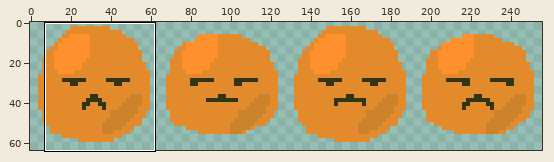
File history of a sprite sheet, sprites/enemies/turp-2.png. The first picture is a wide view before the edit; the outline marks the close-up.
Close-up. Earlier state:
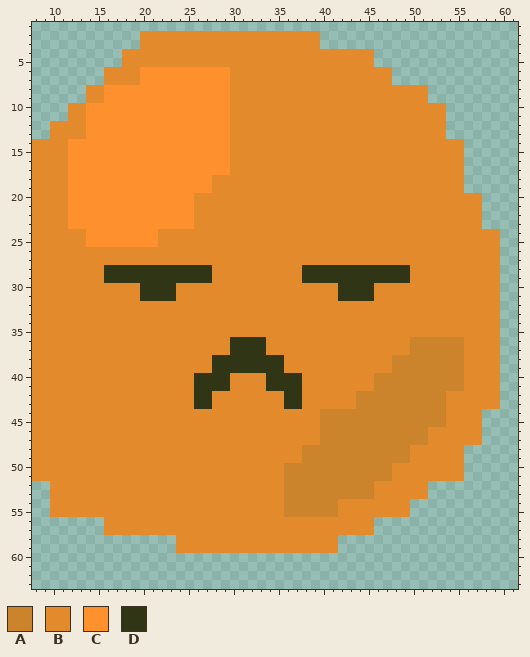
The file is 256x64 pixels. Shown: x 8..61, y 1..63. The commit also changed other parts of the picture, which this record leaves out.
Palette (. is transparent): A #cb832c  B #e38a2d  C #ff902e  D #303515
New version:
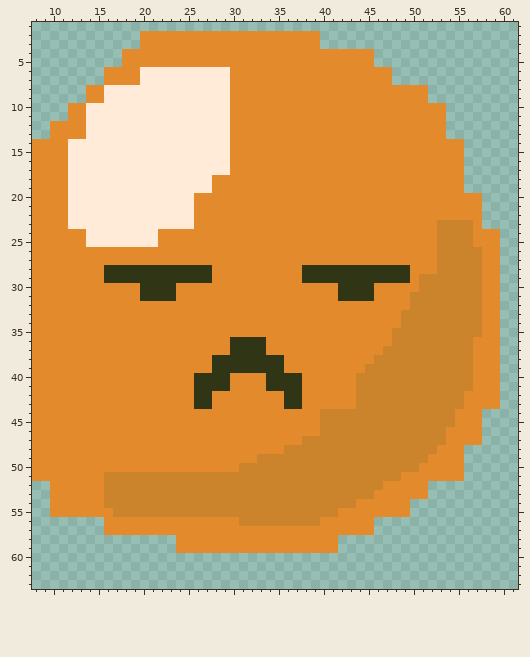
Change:
colour C: #ff902e -> #ffebd8
y 23..25: x 53..56 BBBB -> AAAA
y 26..28: x 53..57 BBBBB -> AAAAA
y 29..30: x 51..57 BBBBBBB -> AAAAAAA
y 31..32: x 50..57 BBBBBBBB -> AAAAAAAA
y 33..34: x 49..57 BBBBBBBBB -> AAAAAAAAA
y 35: x 48..57 BBBBBBBBBB -> AAAAAAAAAA
y 36: x 48..49 BB -> AA; x 56 B -> A
y 37: x 47..49 BBB -> AAA; x 56 B -> A
y 38: x 46..47 BB -> AA; x 56 B -> A
y 39: x 45..47 BBB -> AAA; x 56 B -> A
y 40..41: x 44..45 BB -> AA; x 56 B -> A
y 42..43: x 54..55 BB -> AA
y 44..45: x 54 B -> A
y 46: x 52..53 BB -> AA
y 47: x 38..39 BB -> AA; x 52..53 BB -> AA
y 48: x 36..37 BB -> AA; x 50..52 BBB -> AAA
y 49: x 33..37 BBBBB -> AAAAA; x 50..51 BB -> AA
y 50: x 31..35 BBBBB -> AAAAA; x 48..50 BBB -> AAA
y 51: x 16..35 BBBBBBBBBBBBBBBBBBBB -> AAAAAAAAAAAAAAAAAAAA; x 48 B -> A
y 52: x 16..35 BBBBBBBBBBBBBBBBBBBB -> AAAAAAAAAAAAAAAAAAAA; x 46 B -> A
y 53: x 16..35 BBBBBBBBBBBBBBBBBBBB -> AAAAAAAAAAAAAAAAAAAA
y 54: x 16..35 BBBBBBBBBBBBBBBBBBBB -> AAAAAAAAAAAAAAAAAAAA; x 42..43 BB -> AA
y 55: x 17..35 BBBBBBBBBBBBBBBBBBB -> AAAAAAAAAAAAAAAAAAA
y 56: x 31..39 BBBBBBBBB -> AAAAAAAAA
